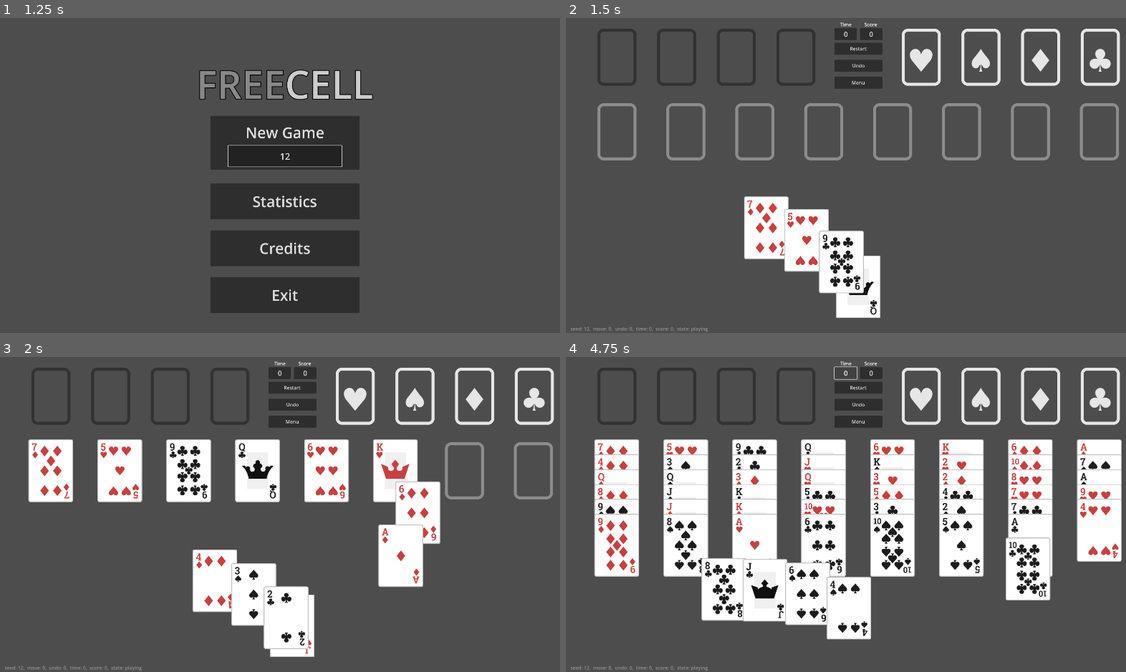
Above: before the commit, frames 1-4 (two rows, left to right).
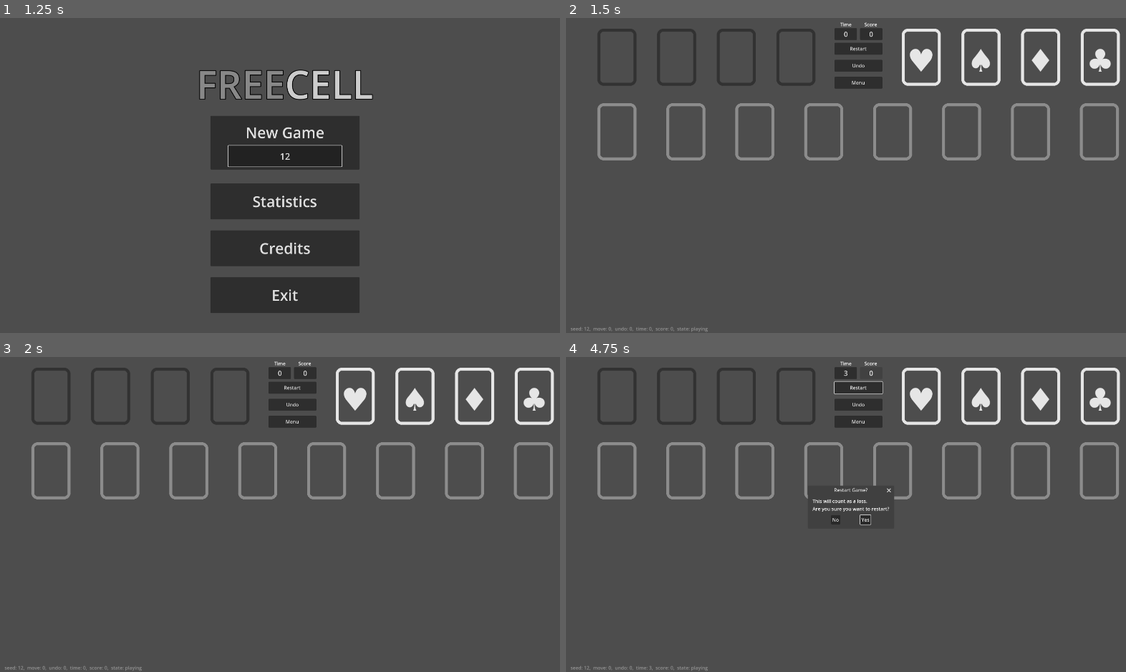
Above: after the commit, the same moments.

Repository: emabrey/card-framework
Game: Godot game, scene res://freecell/scenes/menu/menu.tscn
Two runs of this game, one before a commit and one after it. Both use one fixed random seed, a clock stepped at 60 frames per second and the inputs below.
Inputs (mouse positions are in pixels of both pictures, inside the frame that each line leads up to):
- Up to frame 1 (1.25 s): click (285, 156) at 0.52 s; type "12" at 0.6 s
- Up to frame 2 (1.5 s): click "New Game" at 1.25 s
- Up to frame 3 (2 s): no input
- Up to frame 4 (4.75 s): click "Restart" at 2 s; click "Restart" at 2.75 s; click "Restart" at 3.5 s; click "0" at 4.25 s

Frame 1 is identical in both runs. In frame 2, 5.3% of the frame differs, in the area x 31-57%, y 56-96%; in frame 3, 17%; in frame 4, 33%, in the area x 4-100%, y 2-100%.
Error after the commit: Parse Error: Identifier "card_container" not declared in the current scope. (res://addon/card_framework/card.gd:83)

Commit message:
refactor: improve code documentation by adding comments for card properties and parameters

Diff:
--- a/addon/card_framework/card.gd
+++ b/addon/card_framework/card.gd
@@ -3,10 +3,14 @@
 
 const Z_INDEX_OFFSET_WHEN_HOLDING = 1000
 
-@export var card_name: String
+## The size of the card.
 @export var card_size: Vector2 = Vector2(150, 210)
+## The texture for the front face of the card.
 @export var front_image: Texture2D
+## The texture for the back face of the card.
 @export var back_image: Texture2D
+## Whether the front face of the card is shown.
+## If true, the front face is visible; otherwise, the back face is visible.
 @export var show_front: bool = true:
 	set(value):
 		if value:
@@ -15,13 +19,12 @@
 		else:
 			front_face_texture.visible = false
 			back_face_texture.visible = true
-
+## The speed at which the card moves.
 @export var moving_speed: int = 2000
+## Whether the card can be interacted with.
 @export var can_be_interacted_with: bool = true
+## The distance the card hovers when interacted with.
 @export var hover_distance: int = 10
-
-var card_info: Dictionary
-var card_container: CardContainer
 
 var is_hovering: bool = false
 var is_pressed: bool = false
--- a/addon/card_framework/card.tscn
+++ b/addon/card_framework/card.tscn
@@ -6,6 +6,12 @@
 layout_mode = 3
 anchors_preset = 0
 script = ExtResource("1_6ohl5")
+card_name = null
+card_size = null
+show_front = null
+moving_speed = null
+can_be_interacted_with = null
+hover_distance = null
 
 [node name="FrontFace" type="Control" parent="."]
 layout_mode = 1
--- a/addon/card_framework/card_container.gd
+++ b/addon/card_framework/card_container.gd
@@ -6,7 +6,7 @@
 @export_group("drop_zone")
 @export var enable_drop_zone := true
 @export_subgroup("Sensor")
-##The size of the sensor. If not set, it will follow the size of the card.
+## The size of the sensor. If not set, it will follow the size of the card.
 @export var sensor_size: Vector2
 @export var sensor_position: Vector2
 @export var sensor_texture: Texture
--- a/addon/card_framework/card_manager.gd
+++ b/addon/card_framework/card_manager.gd
@@ -3,13 +3,13 @@
 extends Control
 
 @export var card_size := Vector2(150, 210)
-##card image asset directory
+## card image asset directory
 @export var card_asset_dir: String
-##card information json directory
+## card information json directory
 @export var card_info_dir: String
-##common back face image of cards
+## common back face image of cards
 @export var back_image: Texture2D
-##card factory scene
+## card factory scene
 @export var card_factory_scene: PackedScene
 var card_factory: CardFactory
 var card_container_dict := {}
--- a/addon/card_framework/pile.gd
+++ b/addon/card_framework/pile.gd
@@ -12,9 +12,9 @@
 @export var max_stack_display := 6
 @export var card_face_up := true
 @export var layout := PileDirection.UP
-##Determines whether any card in the pile can be moved
+## Determines whether any card in the pile can be moved
 @export var allow_card_movement: bool = true
-##Restricts movement to only the top card of the pile (requires allow_card_movement to be true)
+## Restricts movement to only the top card of the pile (requires allow_card_movement to be true)
 @export var restrict_to_top_card: bool = true
 @export var align_drop_zone_with_top_card := true
 
--- a/freecell/scenes/card_container/tableau.gd
+++ b/freecell/scenes/card_container/tableau.gd
@@ -2,8 +2,8 @@
 extends Pile
 
 
-##Maximum length (in pixels) that the card stack can occupy.
-#If not set or set to 0, the stack length is unlimited.
+## Maximum length (in pixels) that the card stack can occupy.
+## If not set or set to 0, the stack length is unlimited.
 @export var max_stack_length: int
 
 var freecell_game: FreecellGame
